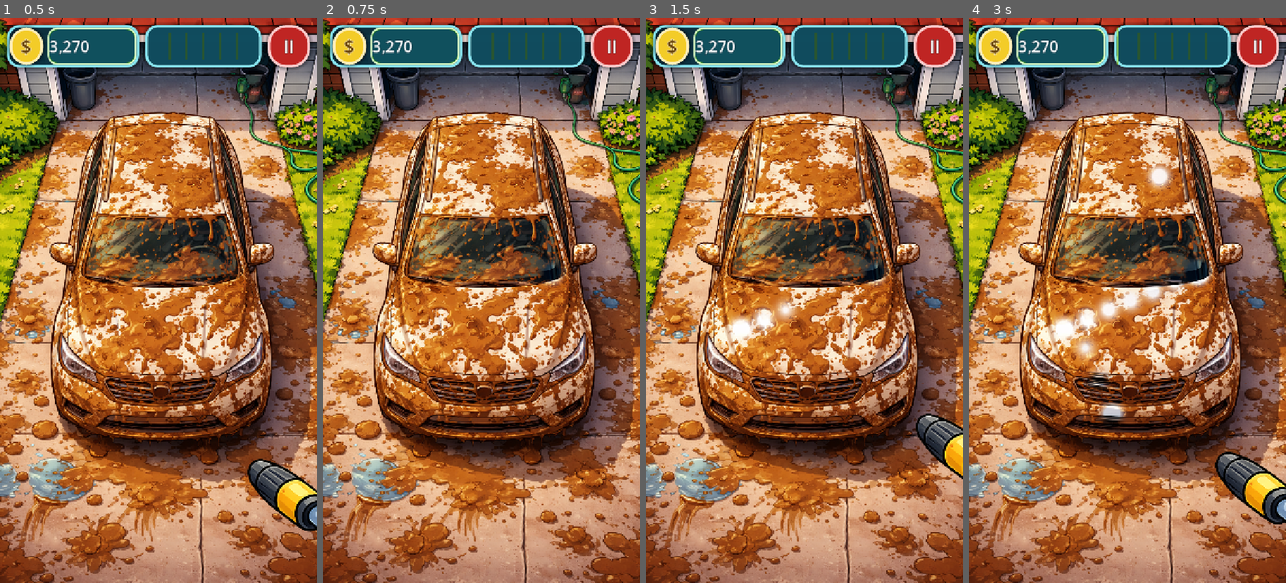
Above: before the commit, frames 1-4 (left to right).
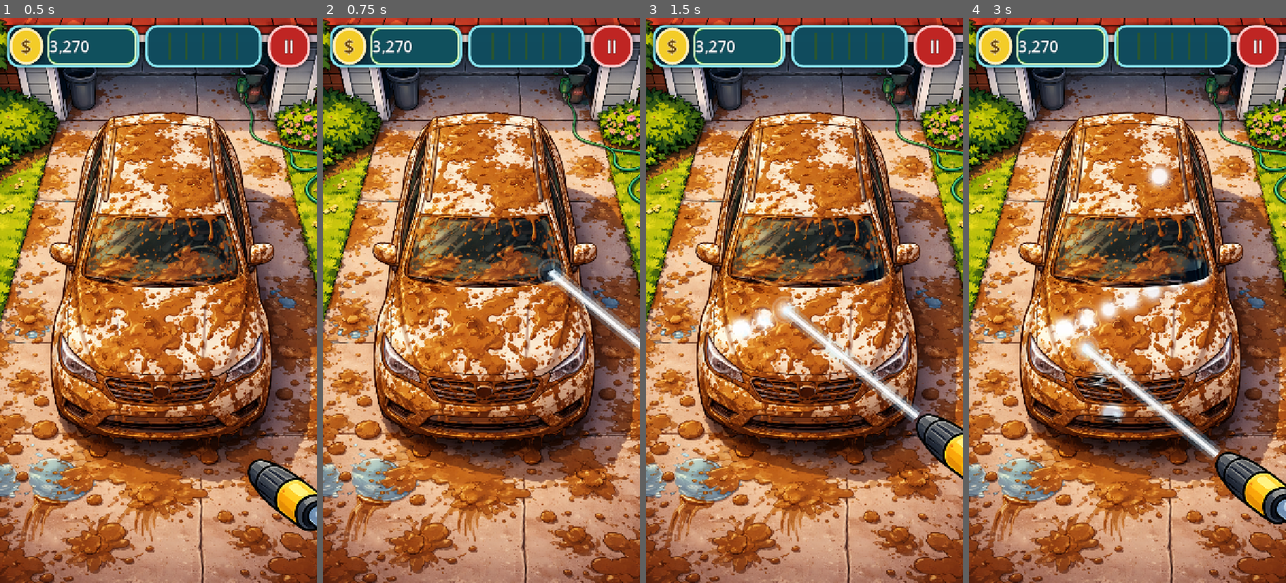
Above: after the commit, the same moments.

Repository: playkore/no-pressure
Game: Godot game, scene res://scenes/levels/DemoLevel.tscn
Two runs of this game, one before a commit and one after it. Both use one fixed random seed, a clock stepped at 60 frames per second and the inputs below.
Inputs (mouse positions are in pixels of both pictures, inside the frame that each line leads up to):
- Up to frame 1 (0.5 s): no input
- Up to frame 2 (0.75 s): tap Enter at 0.5 s; move the mouse to (551, 272) at 0.52 s; click (551, 272) at 0.67 s
- Up to frame 3 (1.5 s): drag from (741, 328) to (874, 272) at 1.27 s
- Up to frame 4 (3 s): move the mouse to (1159, 176) at 2.02 s; click (1159, 176) at 2.17 s; drag from (1111, 413) to (1032, 215) at 2.77 s

Frame 1 is identical in both runs. In frame 2, 1.1% of the frame differs, in the area x 67-100%, y 42-60%; in frame 3, 1.4%; in frame 4, 1.5%, in the area x 32-80%, y 56-79%.

Commit message:
Add water stream

Diff:
--- a/scenes/levels/DemoLevel.tscn
+++ b/scenes/levels/DemoLevel.tscn
@@ -8,6 +8,7 @@
 [ext_resource type="Script" uid="uid://bp2e70o1cjn8a" path="res://scripts/level_mask_cleaning.gd" id="5_3d3y3"]
 [ext_resource type="PackedScene" uid="uid://c7a4i5d6p1w0n" path="res://scenes/ui/TopHud.tscn" id="6_7sylp"]
 [ext_resource type="Texture2D" path="res://assets/levels/demo/mask.png" id="7_1c2p3"]
+[ext_resource type="PackedScene" uid="uid://c2j1u1xvfxw4r" path="res://scenes/vfx/WaterVfx.tscn" id="8_5vfx1"]
 
 [sub_resource type="ShaderMaterial" id="ShaderMaterial_lx7qe"]
 shader = ExtResource("4_3kmpq")
@@ -26,6 +27,11 @@
 z_index = 10
 contact_radius_px = 40.0
 
+[node name="WaterVfx" parent="." instance=ExtResource("8_5vfx1")]
+power_washer_path = NodePath("../PowerWasher")
+nozzle_path = NodePath("../PowerWasher/Nozzle")
+water_contact_path = NodePath("../PowerWasher/WaterContact")
+
 [node name="MaskCleaning" type="Node" parent="."]
 script = ExtResource("5_3d3y3")
 water_strength_grades_per_second = 10000.0
--- /dev/null
+++ b/scenes/vfx/WaterVfx.tscn
@@ -0,0 +1,7 @@
+[gd_scene load_steps=2 format=3 uid="uid://c2j1u1xvfxw4r"]
+
+[ext_resource type="Script" path="res://scripts/vfx/water_vfx.gd" id="1_q7twp"]
+
+[node name="WaterVfx" type="Node2D"]
+z_index = 5
+script = ExtResource("1_q7twp")
--- /dev/null
+++ b/scripts/vfx/water_vfx.gd
@@ -0,0 +1,185 @@
+extends Node2D
+
+@export var power_washer_path: NodePath
+@export var nozzle_path: NodePath
+@export var water_contact_path: NodePath
+
+@export_range(0.0, 64.0, 1.0, "or_greater") var main_width_px := 18.0
+@export_range(0.0, 64.0, 1.0, "or_greater") var glow_width_px := 34.0
+@export_range(0.0, 64.0, 1.0, "or_greater") var jet_width_px := 6.0
+@export_range(0, 8, 1) var jet_count := 4
+@export_range(0.0, 64.0, 1.0, "or_greater") var jet_jitter_px := 10.0
+
+@export_range(0.0, 128.0, 1.0, "or_greater") var impact_radius_px := 22.0
+@export_range(0.0, 512.0, 1.0, "or_greater") var droplet_spawn_per_second := 120.0
+@export_range(0.0, 1024.0, 1.0, "or_greater") var droplet_speed_min := 80.0
+@export_range(0.0, 2048.0, 1.0, "or_greater") var droplet_speed_max := 240.0
+@export_range(0.05, 2.0, 0.01) var droplet_life_min := 0.18
+@export_range(0.05, 3.0, 0.01) var droplet_life_max := 0.45
+@export_range(0.0, 128.0, 1.0, "or_greater") var droplet_radius_min := 2.0
+@export_range(0.0, 128.0, 1.0, "or_greater") var droplet_radius_max := 5.0
+@export_range(0, 512, 1) var max_droplets := 140
+@export_range(0.0, 3.14159, 0.01) var emit_cone_radians := 0.8
+
+var _rng := RandomNumberGenerator.new()
+var _spawn_accum := 0.0
+var _jet_offsets: PackedFloat32Array = PackedFloat32Array()
+
+var _power_washer: Node
+var _nozzle: Node2D
+var _water_contact: Node2D
+
+
+class Droplet:
+	var pos: Vector2
+	var vel: Vector2
+	var age: float
+	var life: float
+	var radius: float
+
+
+var _droplets: Array[Droplet] = []
+
+
+func _ready() -> void:
+	_rng.randomize()
+	_power_washer = get_node_or_null(power_washer_path)
+	_nozzle = get_node_or_null(nozzle_path) as Node2D
+	_water_contact = get_node_or_null(water_contact_path) as Node2D
+
+	visible = false
+	_sync_jet_offsets()
+
+
+func _process(delta: float) -> void:
+	if delta <= 0.0:
+		return
+
+	_sync_jet_offsets()
+	_update_jet_offsets(delta)
+	_update_droplets(delta)
+	_spawn_droplets(delta)
+
+	visible = _is_spraying() or not _droplets.is_empty()
+	if visible:
+		queue_redraw()
+
+
+func _draw() -> void:
+	if _nozzle == null or _water_contact == null:
+		return
+
+	var nozzle_pos := to_local(_nozzle.global_position)
+	var contact_pos := to_local(_water_contact.global_position)
+	var v := contact_pos - nozzle_pos
+	var len := v.length()
+	if len < 2.0:
+		return
+
+	var dir := v / len
+	var perp := Vector2(-dir.y, dir.x)
+
+	var glow_col := Color(0.60, 0.85, 1.0, 0.22)
+	var main_col := Color(0.92, 0.97, 1.0, 0.55)
+	var jet_col := Color(1.0, 1.0, 1.0, 0.45)
+
+	draw_line(nozzle_pos, contact_pos, glow_col, glow_width_px, true)
+	draw_line(nozzle_pos, contact_pos, main_col, main_width_px, true)
+
+	for i in range(_jet_offsets.size()):
+		var o := _jet_offsets[i]
+		var from := nozzle_pos + perp * (o * 0.2)
+		var to := contact_pos + perp * o
+		draw_line(from, to, jet_col, jet_width_px, true)
+
+	draw_circle(contact_pos, impact_radius_px, Color(0.92, 0.97, 1.0, 0.10))
+	draw_arc(contact_pos, impact_radius_px + 7.0, 0.0, TAU, 28, Color(0.92, 0.97, 1.0, 0.20), 4.0, true)
+
+	for d in _droplets:
+		var t := clampf(d.age / d.life, 0.0, 1.0)
+		var a := (1.0 - t)
+		var col := Color(0.90, 0.97, 1.0, a * 0.55)
+		draw_circle(to_local(d.pos), d.radius, col)
+
+
+func _sync_jet_offsets() -> void:
+	var desired := maxi(0, jet_count)
+	if _jet_offsets.size() == desired:
+		return
+
+	_jet_offsets = PackedFloat32Array()
+	_jet_offsets.resize(desired)
+	for i in range(desired):
+		_jet_offsets[i] = _rng.randf_range(-jet_jitter_px, jet_jitter_px)
+
+
+func _update_jet_offsets(delta: float) -> void:
+	if _jet_offsets.is_empty():
+		return
+
+	var lerp_t := clampf(delta * 10.0, 0.0, 1.0)
+	for i in range(_jet_offsets.size()):
+		var target := _rng.randf_range(-jet_jitter_px, jet_jitter_px)
+		_jet_offsets[i] = lerpf(_jet_offsets[i], target, lerp_t)
+
+
+func _spawn_droplets(delta: float) -> void:
+	if not _is_spraying():
+		return
+	if _nozzle == null or _water_contact == null:
+		return
+	if droplet_spawn_per_second <= 0.0:
+		return
+
+	_spawn_accum += droplet_spawn_per_second * delta
+	var count := int(_spawn_accum)
+	if count <= 0:
+		return
+	_spawn_accum -= float(count)
+
+	var nozzle_pos := _nozzle.global_position
+	var contact_pos := _water_contact.global_position
+	var stream_v := contact_pos - nozzle_pos
+	var stream_len := stream_v.length()
+	if stream_len < 2.0:
+		return
+
+	var stream_dir := stream_v / stream_len
+	var base_dir := -stream_dir
+
+	for _i in range(count):
+		if _droplets.size() >= max_droplets:
+			break
+
+		var d := Droplet.new()
+		var ang := _rng.randf_range(-emit_cone_radians, emit_cone_radians)
+		var dir := base_dir.rotated(ang)
+		var speed := _rng.randf_range(droplet_speed_min, droplet_speed_max)
+
+		d.pos = contact_pos + Vector2(_rng.randf_range(-6.0, 6.0), _rng.randf_range(-6.0, 6.0))
+		d.vel = dir * speed
+		d.age = 0.0
+		d.life = _rng.randf_range(droplet_life_min, droplet_life_max)
+		d.radius = _rng.randf_range(droplet_radius_min, droplet_radius_max)
+		_droplets.append(d)
+
+
+func _update_droplets(delta: float) -> void:
+	if _droplets.is_empty():
+		return
+
+	var damping := pow(0.08, delta)
+	for i in range(_droplets.size() - 1, -1, -1):
+		var d := _droplets[i]
+		d.age += delta
+		if d.age >= d.life:
+			_droplets.remove_at(i)
+			continue
+		d.pos += d.vel * delta
+		d.vel *= damping
+
+
+func _is_spraying() -> bool:
+	if _power_washer != null and _power_washer.has_method("is_spraying"):
+		return bool(_power_washer.call("is_spraying"))
+	return false
Not shown: 1 places in scenes/levels/DemoLevel.tscn that only renumber resources
Not shown, added: scripts/vfx/water_vfx.gd.uid
Not shown, changed: docs/GAME_LOGIC.md
